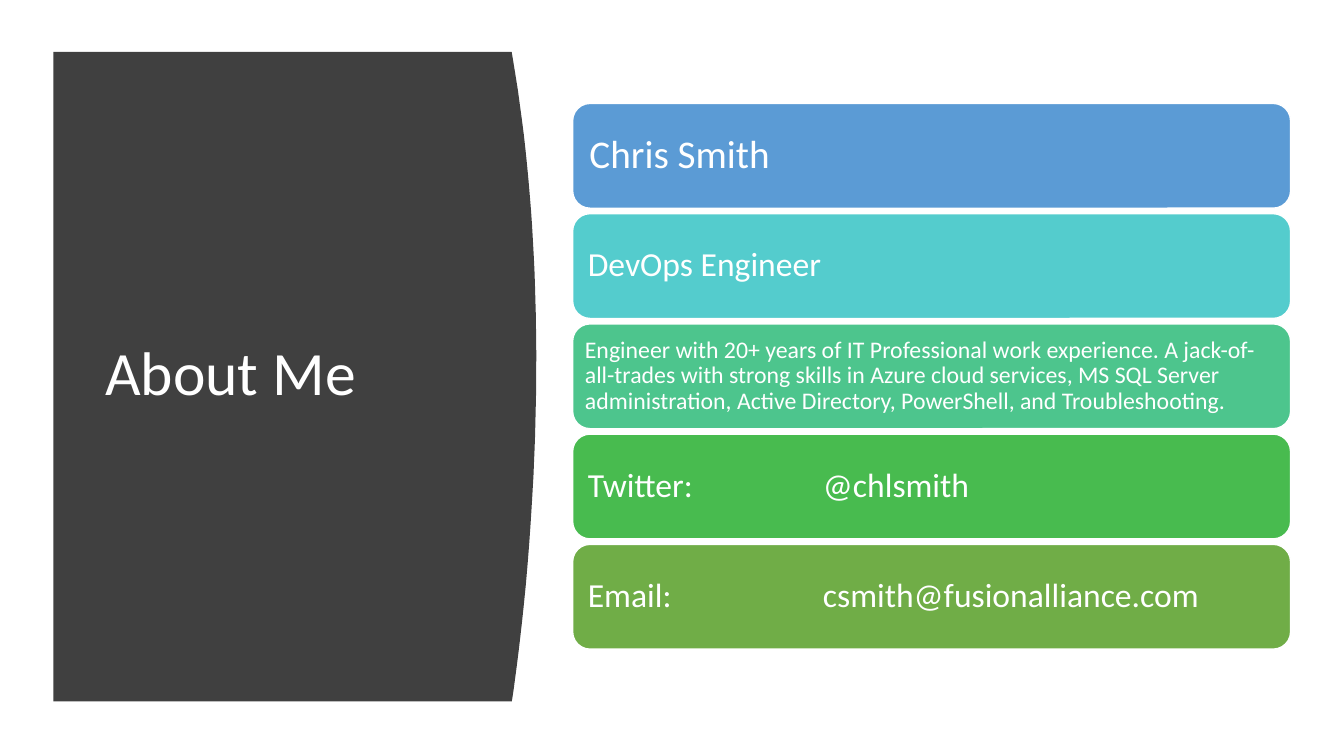
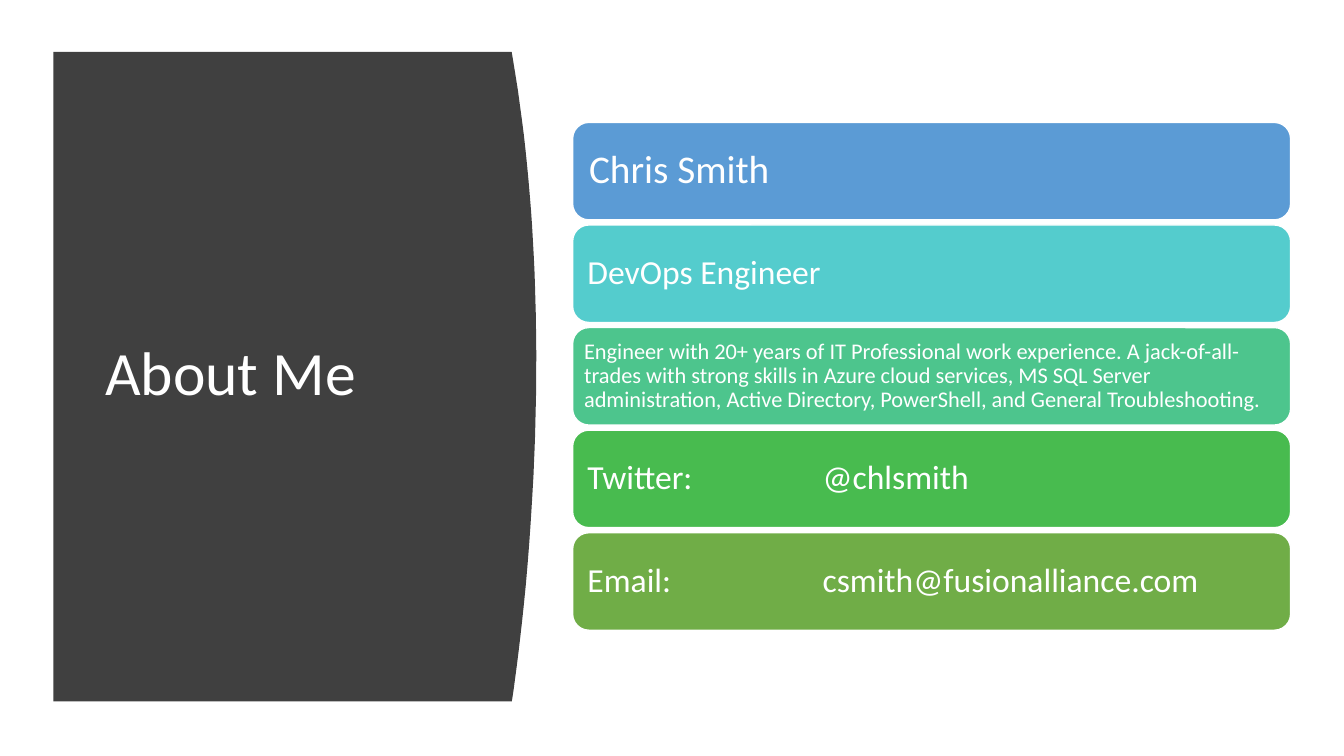
Before and after one commit to chlsmith/docker-and-k8s, a slide deck: slide 2 of fun-with-k8s.pptx. Drawn at 1344x756 pixels with LibreOffice and Linux fonts; fonts in the diff are those of the drawing. Boxes give left, top, right and bottom in pixels: in the first picture for what was removed or moved away, otherwise in the second. Text is boxed around its words. In the diff, an @@ line names an element or a change of style, - is before the commit and + after.

```diff
--- a/fun-with-k8s.pptx
+++ b/fun-with-k8s.pptx
@@ rounded rectangle: place and size @@
-rounded rectangle at [573, 104, 1291, 209]
+rounded rectangle at [573, 122, 1291, 220]
@@ text "Chris Smith": place and size @@
-text "Chris Smith" at [589, 141, 770, 169]
+text "Chris Smith" at [589, 156, 769, 184]
@@ rounded rectangle: place and size @@
-rounded rectangle at [573, 214, 1291, 319]
+rounded rectangle at [573, 225, 1291, 323]
@@ text "DevOps Engineer": place and size @@
-text "DevOps Engineer" at [588, 253, 821, 282]
+text "DevOps Engineer" at [587, 261, 820, 290]
@@ rounded rectangle: place and size @@
-rounded rectangle at [573, 324, 1291, 429]
+rounded rectangle at [573, 328, 1291, 425]
@@ text at [584, 343, 1260, 411]: text changed; size 17 to 16 pt @@
-Engineer with 20+ years of IT Professional work experience. A jack-of-all-trades with strong skills in Azure cloud services, MS SQL Server administration, Active Directory, PowerShell, and Troubleshooting.
+Engineer with 20+ years of IT Professional work experience. A jack-of-all-trades with strong skills in Azure cloud services, MS SQL Server administration, Active Directory, PowerShell, and General Troubleshooting.
@@ rounded rectangle: place and size @@
-rounded rectangle at [573, 435, 1291, 539]
+rounded rectangle at [573, 431, 1291, 528]
@@ text "Twitter: @chlsmith": place and size @@
-text "Twitter: @chlsmith" at [588, 473, 969, 501]
+text "Twitter: @chlsmith" at [587, 465, 969, 493]
@@ rounded rectangle: place and size @@
-rounded rectangle at [573, 544, 1291, 649]
+rounded rectangle at [573, 532, 1291, 630]
@@ text "Email: csmith@fusionalliance.com": place and size @@
-text "Email: csmith@fusionalliance.com" at [588, 583, 1199, 611]
+text "Email: csmith@fusionalliance.com" at [587, 568, 1199, 596]
```
Also in this commit, not shown: 5 other slides changed, 1 slide added.
